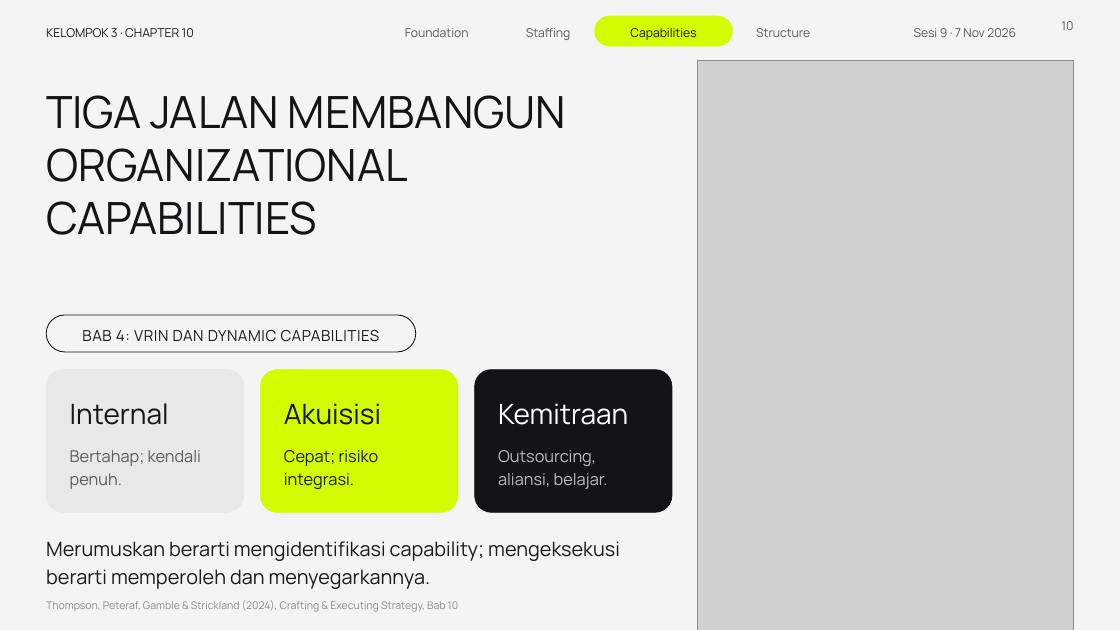
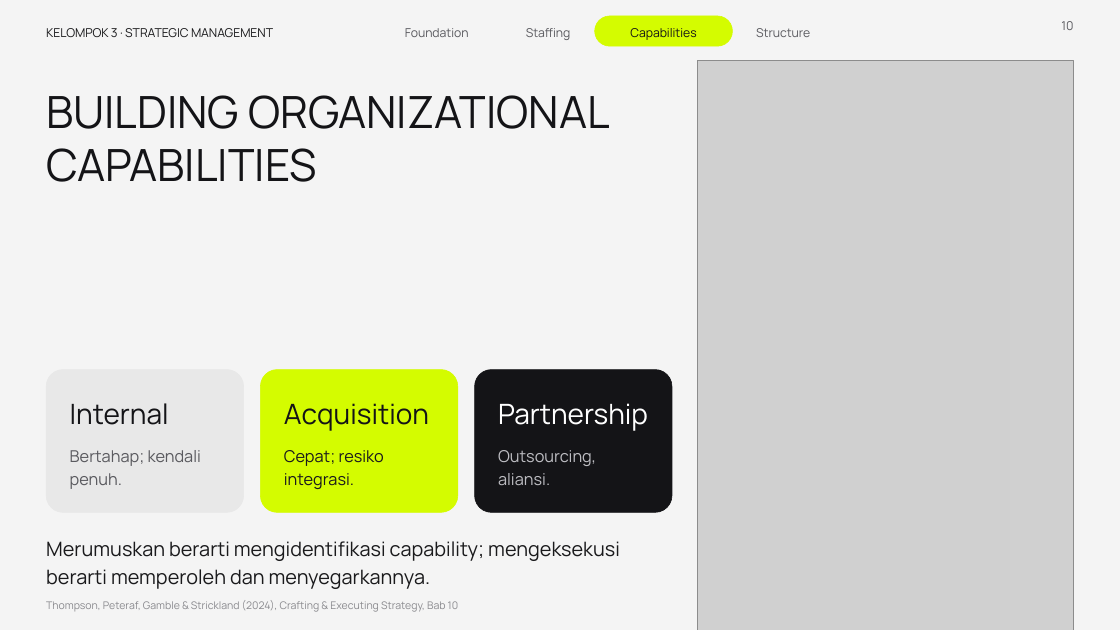
Before and after one commit to aslihabnuri/Dom-Manipulation, a slide deck: slide 10 of presentasi_ch10_kelompok3/SMJKT_Group 3_Aslih_Chapter 10 Strategy Execution.pptx. Drawn at 1120x630 pixels with LibreOffice and Linux fonts; fonts in the diff are those of the drawing; grey boxes stand for pictures. Boxes give left, top, right and bottom in pixels: in the first picture for what was removed or moved away, otherwise in the second. Text is boxed around its words. In the diff, an @@ line names an element or a change of style, - is before the commit and + after.

```diff
--- a/presentasi_ch10_kelompok3/SMJKT_Group 3_Aslih_Chapter 10 Strategy Execution.pptx
+++ b/presentasi_ch10_kelompok3/SMJKT_Group 3_Aslih_Chapter 10 Strategy Execution.pptx
@@ text at box(46, 28, 273, 37): text changed @@
-KELOMPOK 3 · CHAPTER 10
+KELOMPOK 3 · STRATEGIC MANAGEMENT
@@ text removed at box(914, 28, 1016, 37) @@
-Sesi 9 · 7 Nov 2026
@@ text at box(46, 95, 610, 182): text changed @@
-TIGA JALAN MEMBANGUN ORGANIZATIONAL CAPABILITIES
+BUILDING ORGANIZATIONAL CAPABILITIES
@@ rounded rectangle removed at box(46, 315, 416, 352) @@
@@ text removed at box(82, 330, 380, 342) @@
-BAB 4: VRIN DAN DYNAMIC CAPABILITIES
@@ text at box(284, 403, 429, 431): text changed @@
-Akuisisi
+Acquisition
@@ text at box(498, 403, 648, 431): text changed @@
-Kemitraan
+Partnership
@@ text at box(284, 450, 384, 489): text changed @@
-Cepat; risiko integrasi.
+Cepat; resiko integrasi.
@@ text at box(498, 450, 596, 485): text changed @@
-Outsourcing, aliansi, belajar.
+Outsourcing, aliansi.
```
Also in this commit, not shown: 14 other slides changed, 5 slides added, 5 slides removed, 1 other file.
